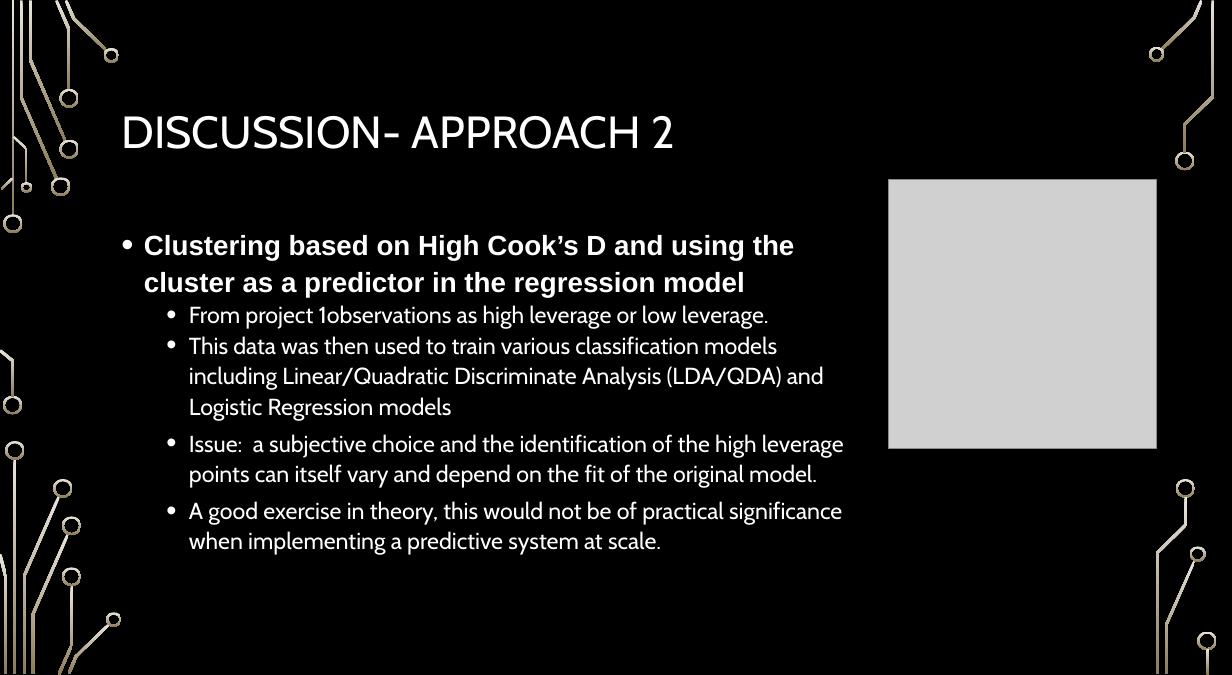
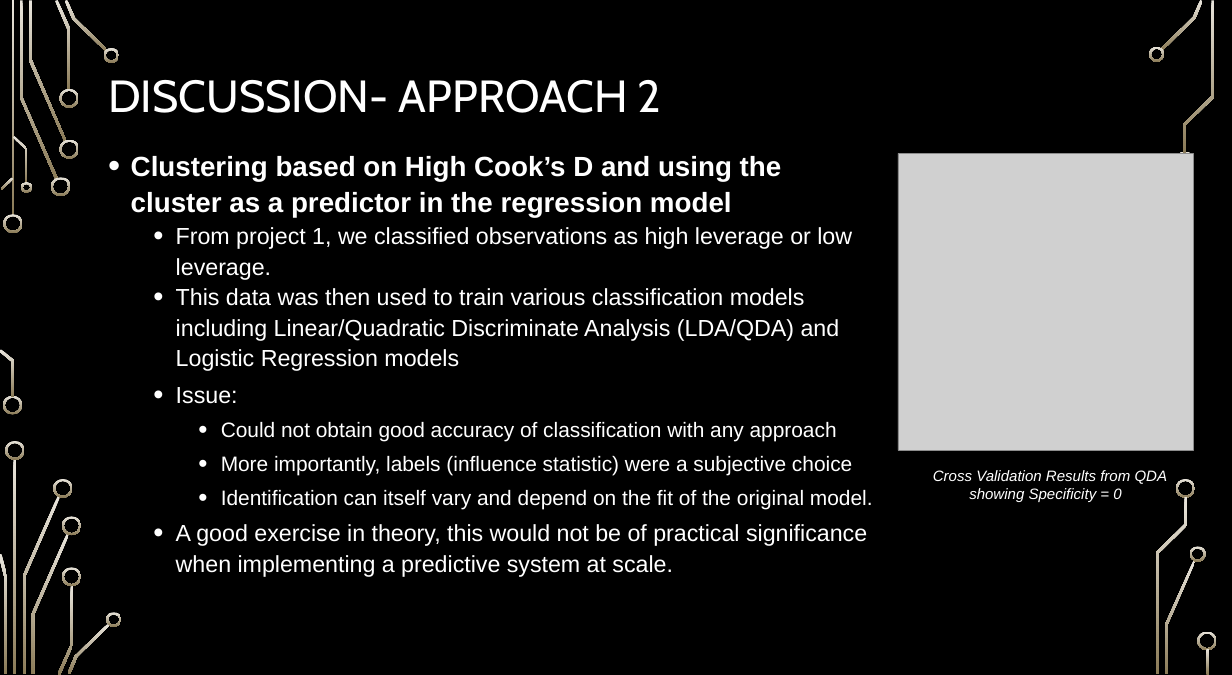
Before and after one commit to ngupta23/PredictingPerformanceIntegratedCircuits, a slide deck: slide 16 of Presentation/MSDS6372_Project2_Presentation.pptx (slide 15 before the commit). Drawn at 1232x675 pixels with LibreOffice and Linux fonts; fonts in the diff are those of the drawing; grey boxes stand for pictures; background and template pictures are left out. Boxes give left, top, right and bottom in pixels: in the first picture for what was removed or moved away, otherwise in the second. Text is boxed around its words. In the diff, an @@ line names an element or a change of style, - is before the commit and + after.

```diff
--- a/Presentation/MSDS6372_Project2_Presentation.pptx
+++ b/Presentation/MSDS6372_Project2_Presentation.pptx
@@ title "DISCUSSION- APPROACH 2" moved from (x1=121, y1=116, x2=675, y2=149) to (x1=108, y1=80, x2=662, y2=113) @@
@@ text "Clustering based on High Cook’s ..." moved from (x1=144, y1=235, x2=844, y2=555) to (x1=131, y1=156, x2=873, y2=577) @@
@@ picture resized from (x1=888, y1=179, x2=1156, y2=449) to (x1=898, y1=153, x2=1193, y2=451) @@
@@ text at (x1=176, y1=227, x2=852, y2=280): text changed; font Cabin to Arial @@
-  • From project 1observations as high leverage or low leverage.
+  • From project 1, we classified observations as high leverage or low leverage.
@@ text at (x1=176, y1=288, x2=867, y2=577): font Cabin to Arial in "This data was then used to train ...", "A good exercise in theory, this would ..."; size 27.7 to 27.8 pt in "A good exercise in theory, this would ..." @@
@@ text at (x1=176, y1=387, x2=873, y2=510): text changed; size 27.7 to 25 pt; font Cabin to Arial @@
-  • Issue: a subjective choice and the identification of the high leverage points can itself vary and depend on the fit of the original model.
+  • Issue:
+    • Could not obtain good accuracy of classification with any approach
+    • More importantly, labels (influence statistic) were a subjective choice
+    • Identification can itself vary and depend on the fit of the original model.
@@ text added at (x1=933, y1=470, x2=1168, y2=502), 18 pt, text #FFFFFF, italic @@
+Cross Validation Results from QDA showing Specificity = 0
```
Also in this commit, not shown: 10 other slides changed, 1 slide added.
